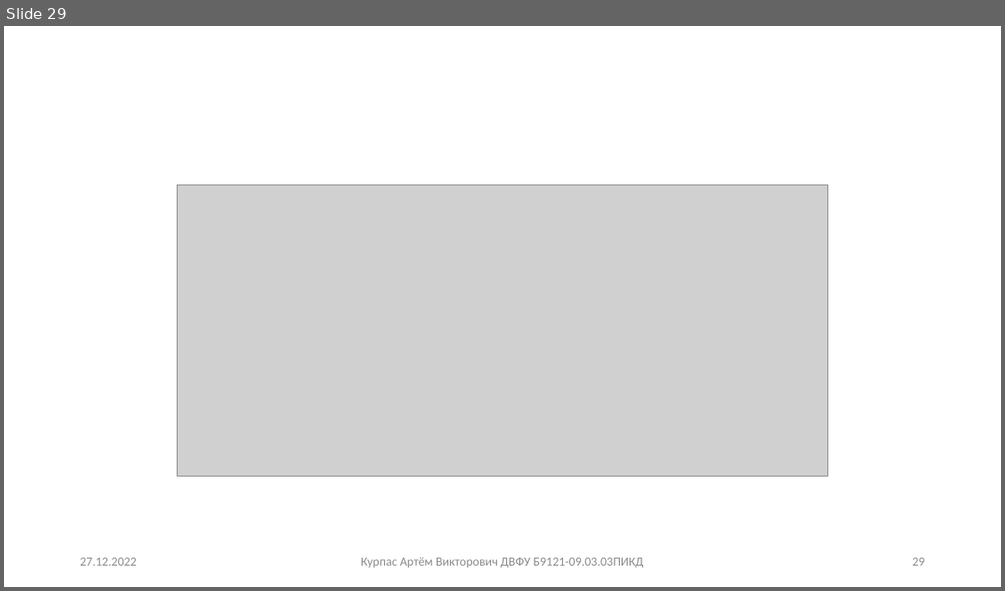
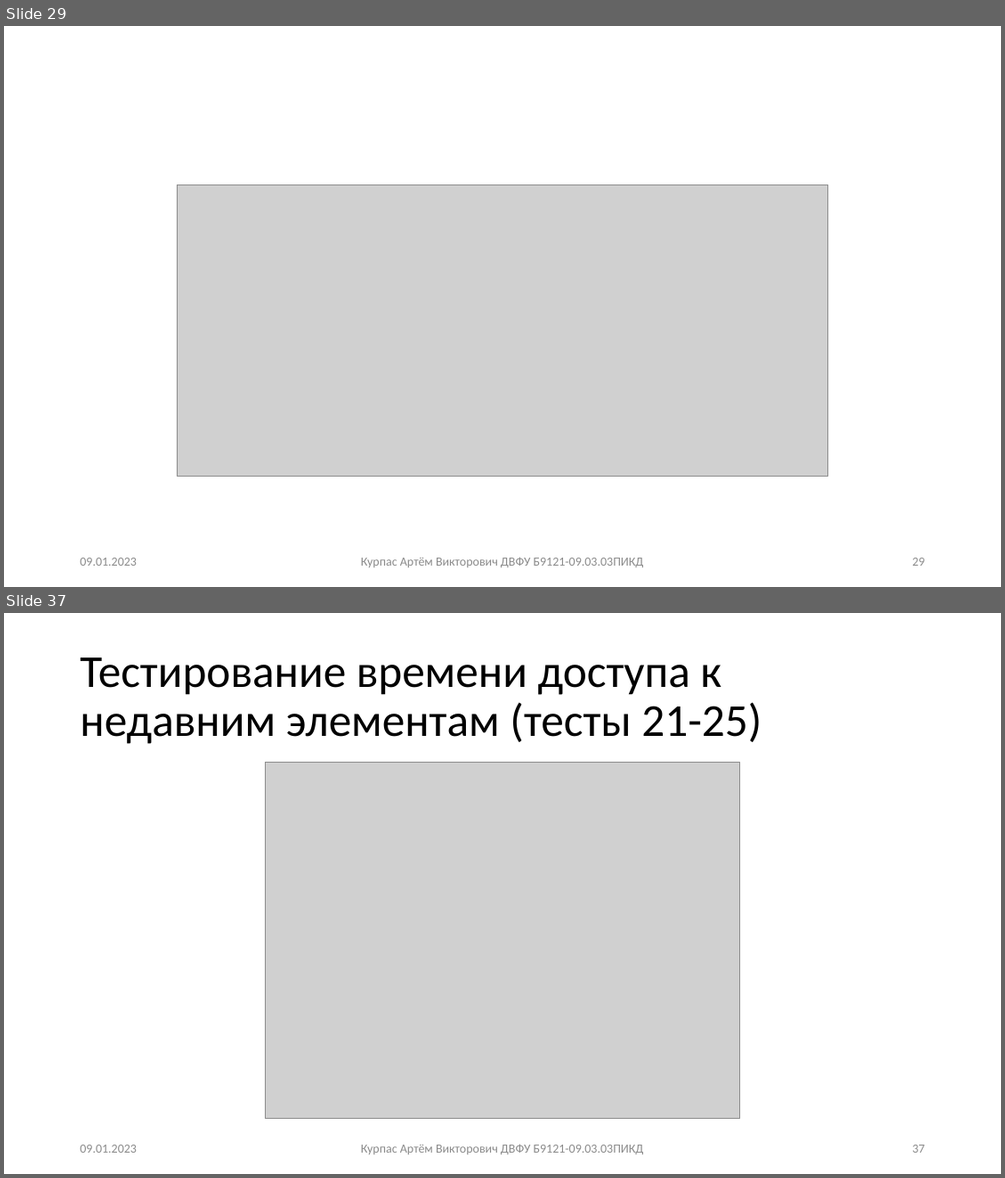
Before and after one commit to TheMeekrok/splay-aa-tree-aisd-2022, a slide deck: docs/presentation.pptx. Shown one above the other, each under a label of ours: slide 29 before the commit, slides 29 and 37 after it; the slides between them are not shown. The pictures are 1005x591 and 1005x1178 pixels, drawn with LibreOffice and Linux fonts; fonts in the diff are those of the drawing; grey boxes stand for pictures. Boxes give left, top, right and bottom in pixels: in the first picture for what was removed or moved away, otherwise in the second. Text is boxed around its words. In the diff, an @@ line names an element or a change of style, - is before the commit and + after.

```diff
--- a/docs/presentation.pptx
+++ b/docs/presentation.pptx
@@ slide 37 added at (x1=4, y1=613, x2=1001, y2=1174), background #FFFFFF @@
@@ title added at (x1=80, y1=657, x2=761, y2=744), 44 pt, text #000000 @@
+Тестирование времени доступа к недавним элементам (тесты 21-25)
@@ picture added at (x1=265, y1=763, x2=739, y2=1119) @@
@@ text added at (x1=80, y1=1144, x2=137, y2=1152), 12 pt, text #8C8C8C @@
+09.01.2023
@@ text added at (x1=361, y1=1143, x2=644, y2=1154), 12 pt, text #8C8C8C @@
+Курпас Артём Викторович ДВФУ Б9121-09.03.03ПИКД
@@ page number added at (x1=912, y1=1144, x2=924, y2=1152), 12 pt, text #8C8C8C @@
+37
@@ slide 29 changed as well @@
@@ text at (x1=80, y1=557, x2=137, y2=565): text changed @@
-27.12.2022
+09.01.2023
```
Also in this commit, not shown: 28 other slides changed, 8 other slides added, 8 other files.
